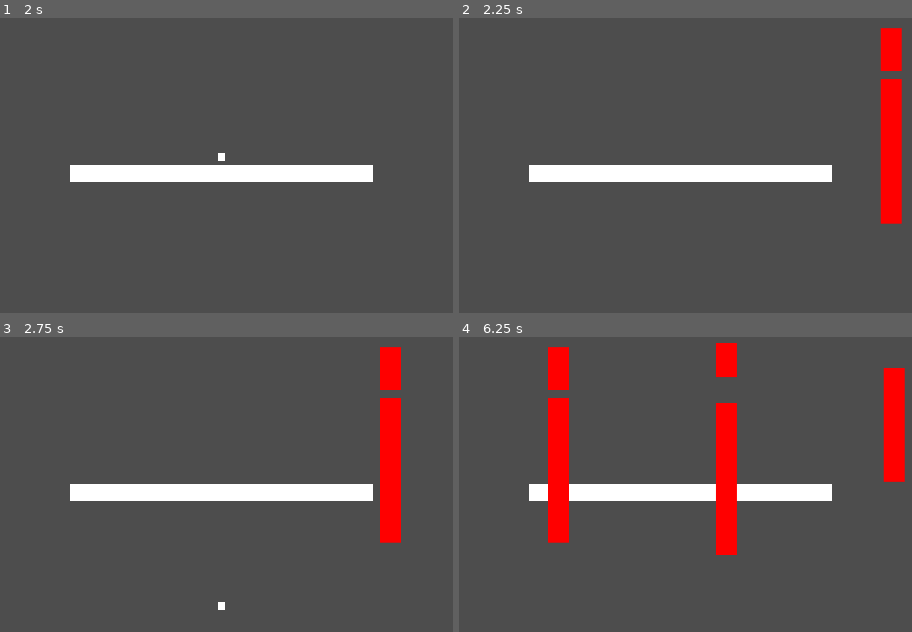
Above: before the commit, frames 1-4 (two rows, left to right).
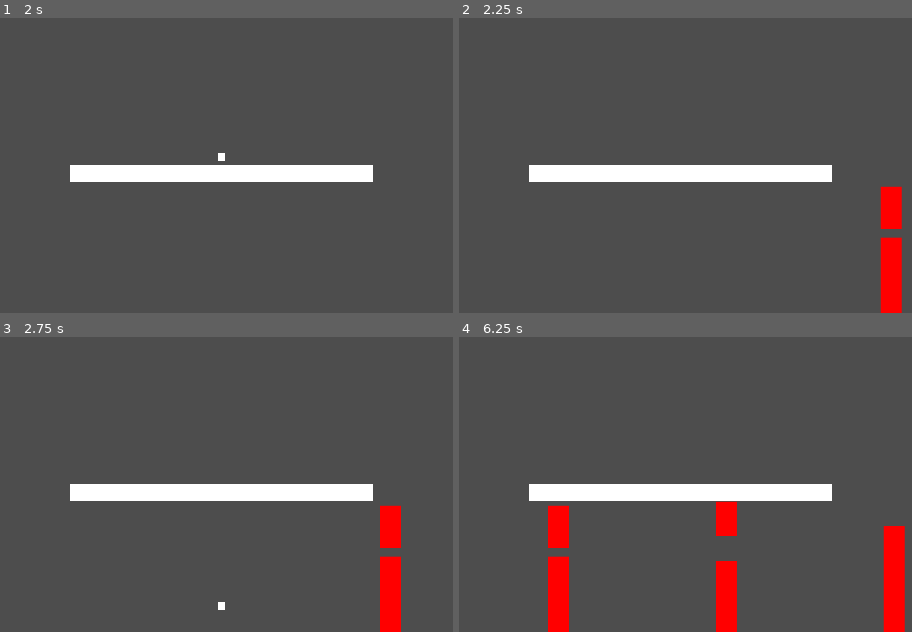
Above: after the commit, the same moments.

Repository: tmoss0/Flappy-Bird
Game: Godot game, scene res://level/game.tscn
Same seed, same stepped clock (60 frames per second), same inputs: the game is played once before the commit and once after it.
Inputs:
- Up to frame 1 (2 s): tap Enter at 0.5 s; tap Space (jump) at 0.77, 1.25, 1.52 s
- Up to frame 2 (2.25 s): tap Enter at 2 s
- Up to frame 3 (2.75 s): no input
- Up to frame 4 (6.25 s): tap Space (jump) at 3.02, 3.77, 4.52, 6.02 s

Frame 1 is identical in both runs. In frame 2, 3.8% of the frame differs, in the area x 92-98%, y 3-100%; in frame 3, 3.7%; in frame 4, 11%, in the area x 19-99%, y 2-100%.

Commit message:
Adjust wall spawner position

Diff:
--- a/level/game.tscn
+++ b/level/game.tscn
@@ -18,6 +18,6 @@
 
 [node name="WallSpawner" type="Node2D" parent="."]
 unique_name_in_owner = true
-position = Vector2(553, -381)
+position = Vector2(553, 0)
 
 [connection signal="body_entered" from="Platform" to="Character" method="_on_platform_body_entered"]
--- a/level/walls.gd
+++ b/level/walls.gd
@@ -21,7 +21,6 @@
 func create_wall() -> void:
 	# Top Gap
 	# Top bar + half of gap size to create top por
-
 	var half_gap = gap_size / 2
 	var min_gap_y = half_gap + 50
 	var max_gap_y = screen_height - half_gap - 50
@@ -44,7 +43,7 @@
 	top_collision.position = Vector2(0, top_y_position)
 	if(debugging):
 		print("Top Height: ", top_height)
-		print("Top Y Position", top_y_position)
+		print("Top Y Position: ", top_y_position)
 
 	top_wall.add_child(top_collision)
 	add_child(top_wall)
